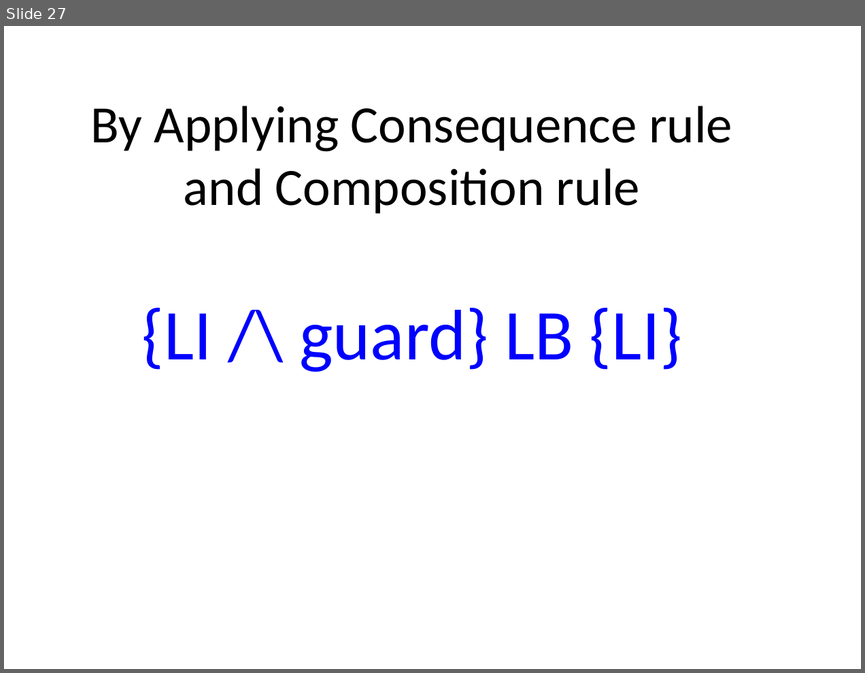
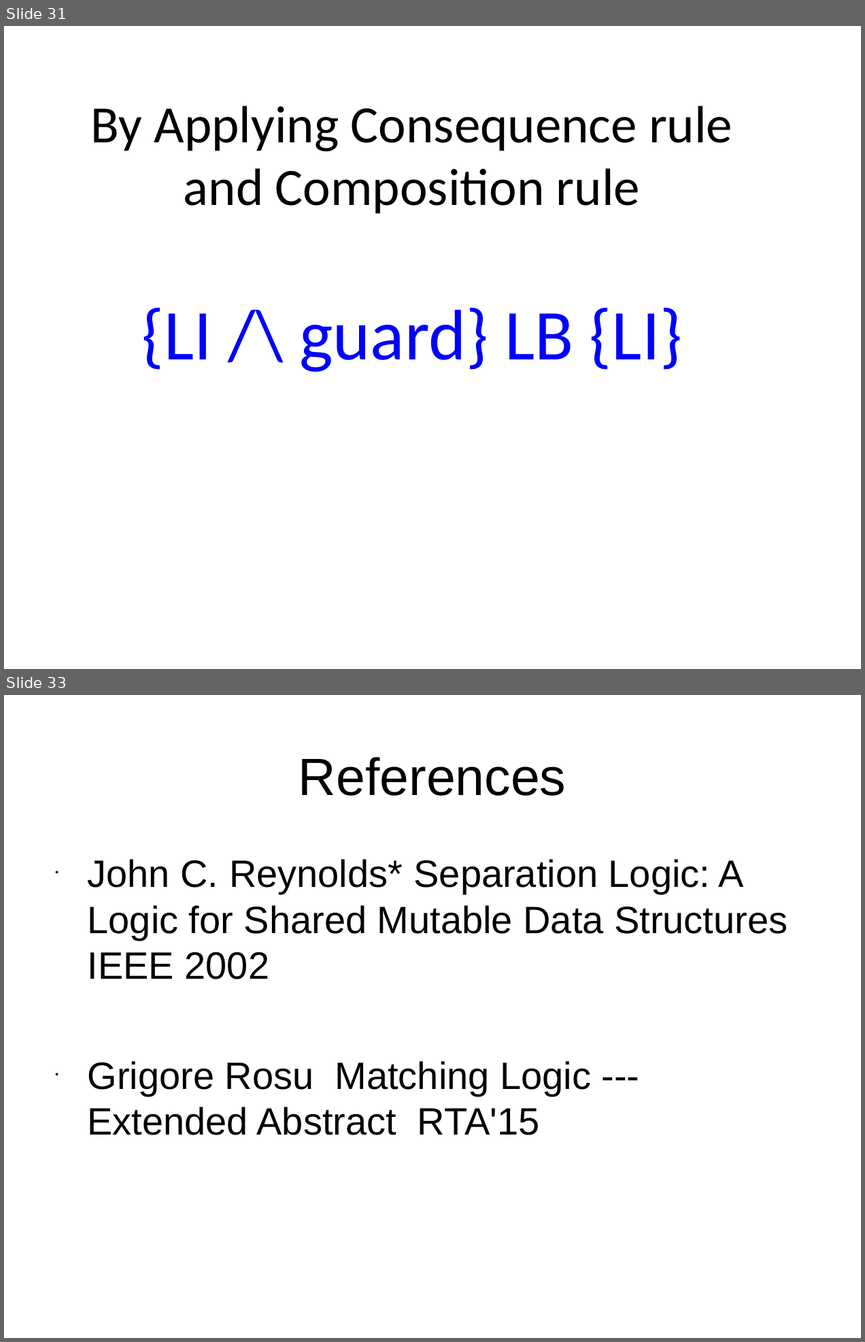
Before and after one commit to xiaohe27/Papers4Courses, a slide deck: FM/presentations/Overview of Separation Logic.ppt. Shown one above the other, each under a label of ours: slide 27 before the commit, slides 31 and 33 after it; the slides between them are not shown. The pictures are 865x673 and 865x1342 pixels, drawn with LibreOffice and Linux fonts; fonts in the diff are those of the drawing. Boxes give left, top, right and bottom in pixels: in the first picture for what was removed or moved away, otherwise in the second. Text is boxed around its words. In the diff, an @@ line names an element or a change of style, - is before the commit and + after.

```diff
--- a/FM/presentations/Overview of Separation Logic.ppt
+++ b/FM/presentations/Overview of Separation Logic.ppt
@@ slide 33 added at (4, 695, 861, 1338), background #FFFFFF @@
@@ title added at (298, 757, 566, 796), 44 pt, text #000000 @@
+References
@@ text added at (88, 859, 787, 1135), 32 pt, text #000000 @@
+• John C. Reynolds* Separation Logic: A Logic for Shared Mutable Data Structures IEEE 2002
+• Grigore Rosu Matching Logic --- Extended Abstract RTA'15
@@ what was slide 27 is now slide 31 @@
```
Also in this commit, not shown: 1 slide changed, 5 other slides added, 1 slide removed, 1 other file.
